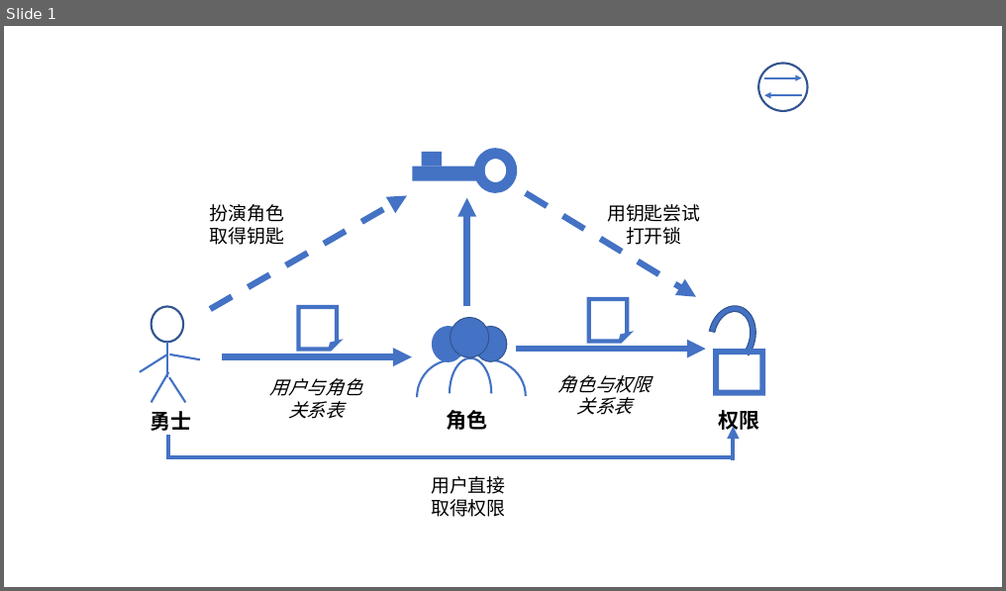
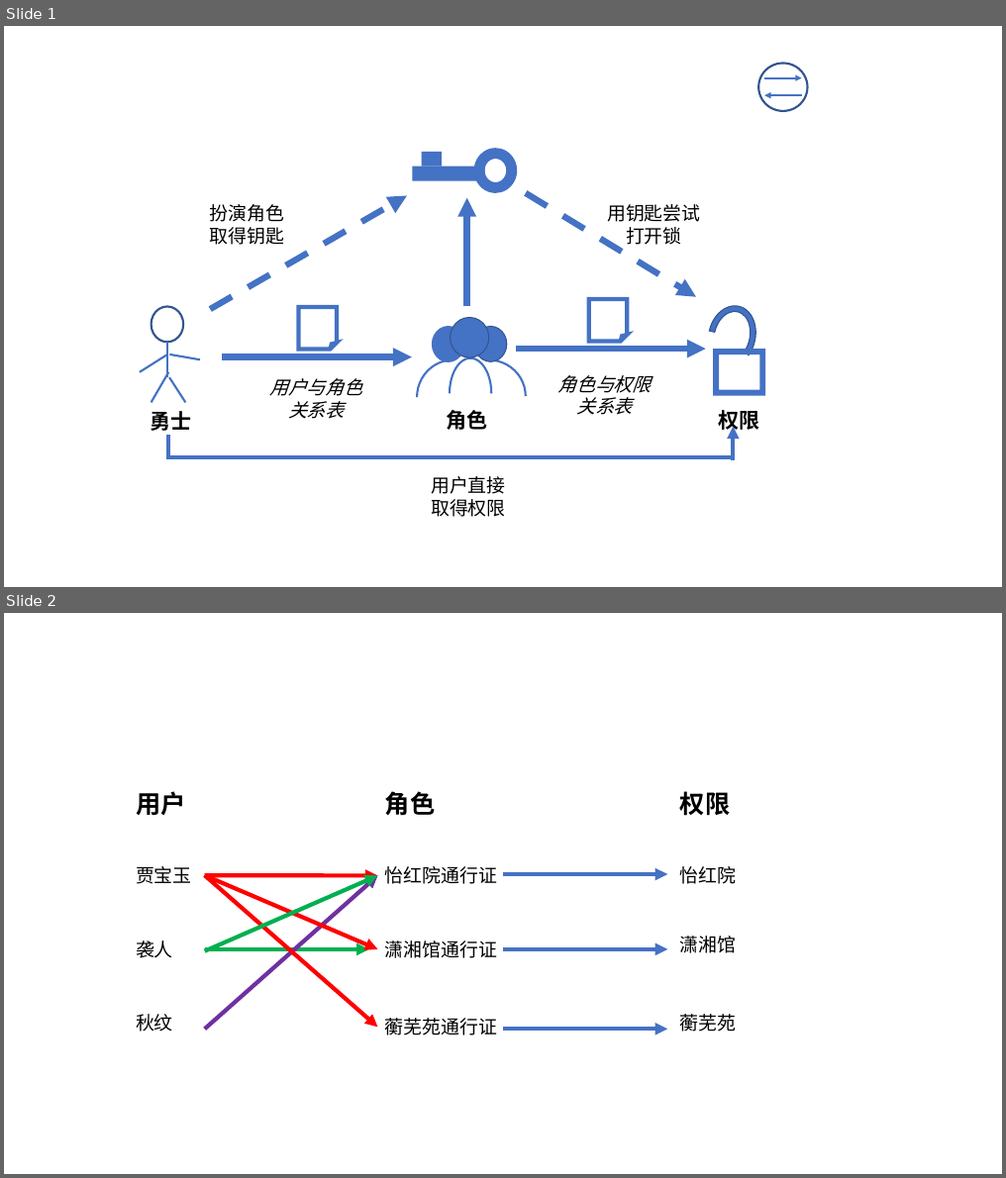
Before and after one commit to panxibei/writing, a slide deck: 88_VB/202005141008_用VB演示对Auth的理解及代码实现二（原理篇）/Auth权限认证演示图.pptx. Shown one above the other, each under a label of ours: slide 1 before the commit, slides 1 and 2 after it. The pictures are 1006x591 and 1006x1178 pixels, drawn with LibreOffice and Linux fonts; fonts in the diff are those of the drawing. Boxes give left, top, right and bottom in pixels: in the first picture for what was removed or moved away, otherwise in the second. Text is boxed around its words. In the diff, an @@ line names an element or a change of style, - is before the commit and + after.

```diff
--- a/88_VB/202005141008_用VB演示对Auth的理解及代码实现二（原理篇）/Auth权限认证演示图.pptx
+++ b/88_VB/202005141008_用VB演示对Auth的理解及代码实现二（原理篇）/Auth权限认证演示图.pptx
@@ slide 2 added at box(4, 613, 1002, 1174), background #FFFFFF @@
@@ text added at box(136, 791, 185, 815), 24 pt, text #000000, bold @@
+用户
@@ text added at box(385, 791, 435, 816), 24 pt, text #000000, bold @@
+角色
@@ text added at box(680, 791, 730, 816), 24 pt, text #000000, bold @@
+权限
@@ text added at box(136, 866, 192, 884), 18 pt, text #000000 @@
+贾宝玉
@@ arrow added from (205, 875) to (377, 875), #FF0000 4 pt @@
@@ arrow added from (205, 1029) to (377, 875), #7030A0 4 pt @@
@@ arrow added from (205, 875) to (377, 950), #FF0000 4 pt @@
@@ arrow added from (205, 875) to (377, 1027), #FF0000 4 pt @@
@@ arrow added from (205, 952) to (377, 875), #00B050 4 pt @@
@@ text added at box(385, 866, 497, 884), 18 pt, text #000000 @@
+怡红院通行证
@@ arrow added from (503, 874) to (668, 874), #4472C4 4 pt @@
@@ text added at box(680, 866, 737, 884), 18 pt, text #000000 @@
+怡红院
@@ text added at box(680, 936, 737, 954), 18 pt, text #000000 @@
+潇湘馆
@@ text added at box(136, 941, 173, 959), 18 pt, text #000000 @@
+袭人
@@ arrow added from (205, 950) to (369, 950), #00B050 4 pt @@
@@ text added at box(385, 941, 497, 959), 18 pt, text #000000 @@
+潇湘馆通行证
@@ arrow added from (503, 950) to (668, 950), #4472C4 4 pt @@
@@ text added at box(136, 1014, 173, 1032), 18 pt, text #000000 @@
+秋纹
@@ text added at box(385, 1018, 497, 1036), 18 pt, text #000000 @@
+蘅芜苑通行证
@@ text added at box(680, 1014, 737, 1032), 18 pt, text #000000 @@
+蘅芜苑
@@ arrow added from (503, 1029) to (668, 1029), #4472C4 4 pt @@
```
Also in this commit, not shown: 5 other files.
